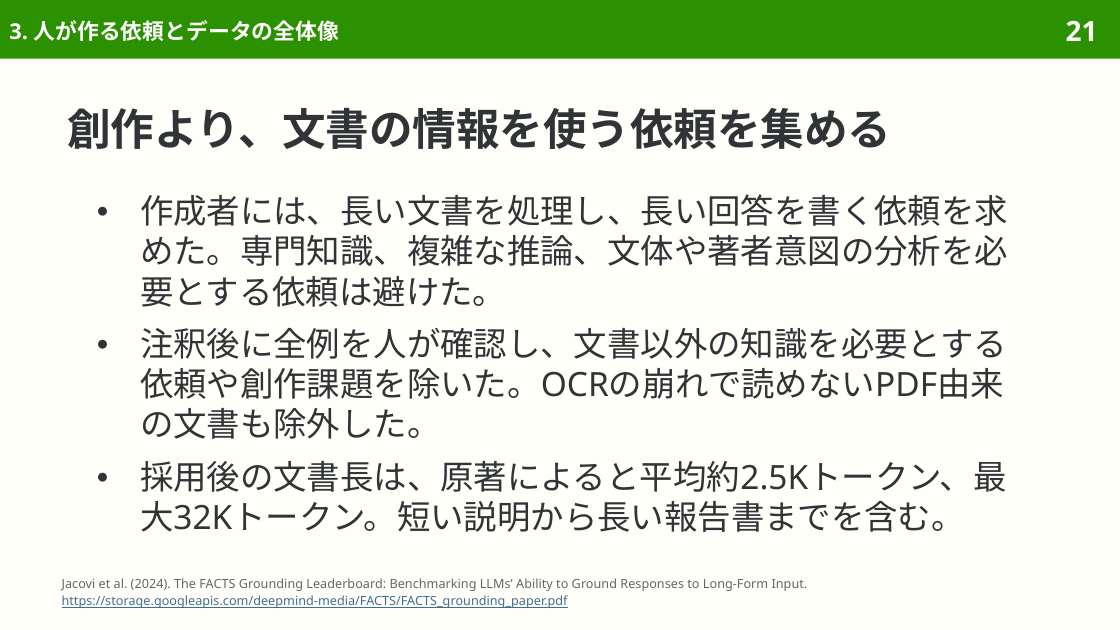
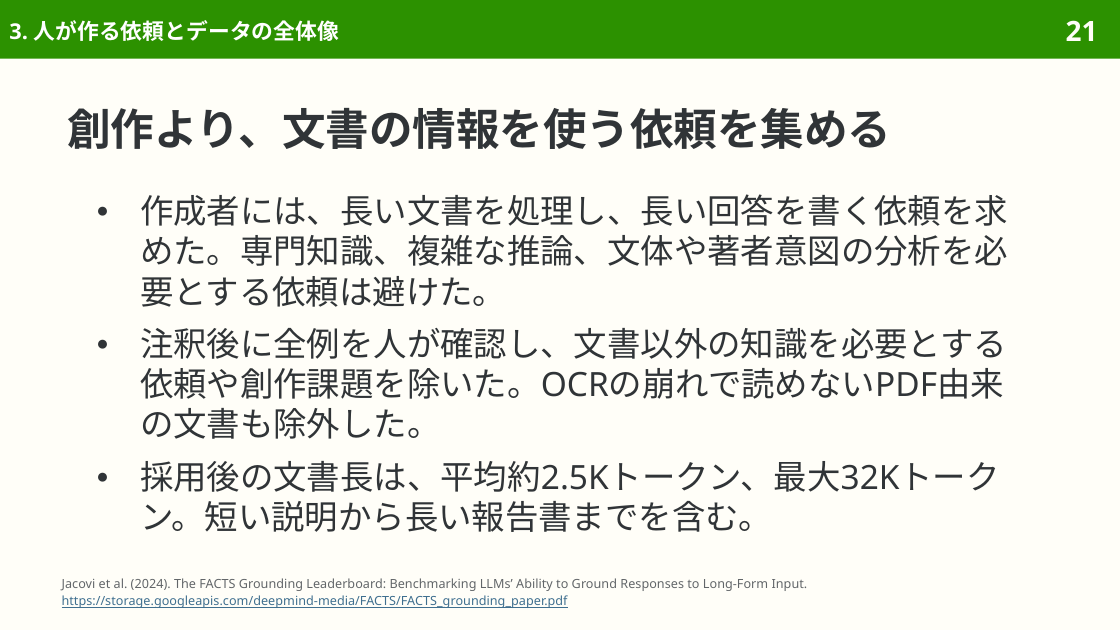
Before and after one commit to sasakiy84/datasets-in-10-minutes, a slide deck: slide 21 of slides/datasets-in-10-minutes-facts-grounding.pptx. Drawn at 1120x630 pixels with LibreOffice and Linux fonts; fonts in the diff are those of the drawing. Boxes give left, top, right and bottom in pixels: in the first picture for what was removed or moved away, otherwise in the second. Text is boxed around its words. In the diff, an @@ line names an element or a change of style, - is before the commit and + after.

Commit message:
slides(facts-grounding): refine Japanese wording and pair translations

```diff
--- a/slides/datasets-in-10-minutes-facts-grounding.pptx
+++ b/slides/datasets-in-10-minutes-facts-grounding.pptx
@@ text at (140, 461, 1000, 532): text changed @@
-● 採用後の文書長は、原著によると平均約2.5Kトークン、最大32Kトークン。短い説明から長い報告書までを含む。
+● 採用後の文書長は、平均約2.5Kトークン、最大32Kトークン。短い説明から長い報告書までを含む。
```
Also in this commit, not shown: 4 other files.
